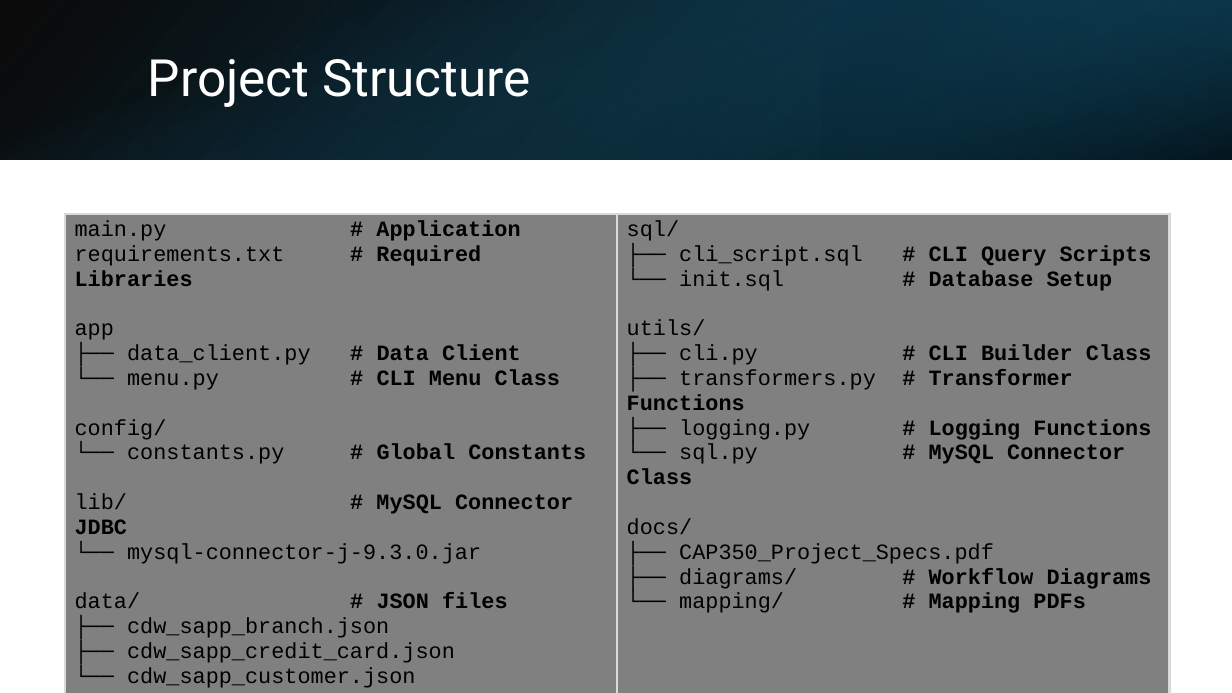
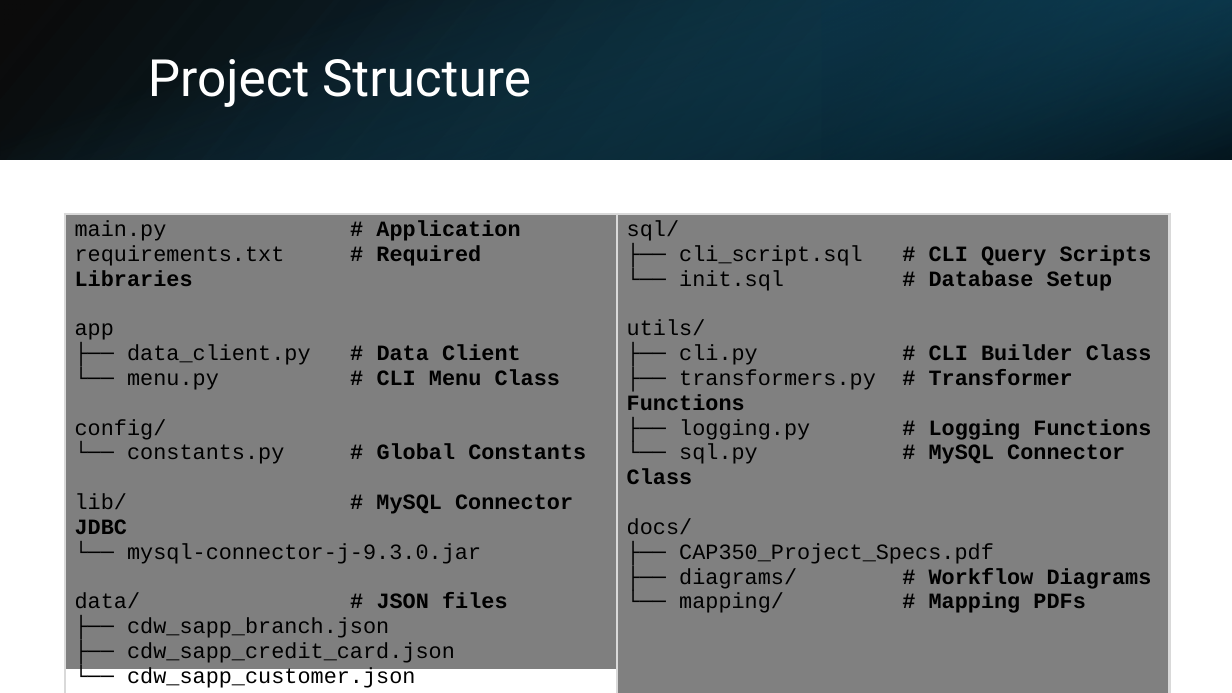
Before and after one commit to kencopas/Capstone, a slide deck: slide 13 of docs/Kenneth Copas - Capstone Presentation.pptx. Drawn at 1232x693 pixels with LibreOffice and Linux fonts; fonts in the diff are those of the drawing. Boxes give left, top, right and bottom in pixels: in the first picture for what was removed or moved away, otherwise in the second. Text is boxed around its words. In the diff, an @@ line names an element or a change of style, - is before the commit and + after.

```diff
--- a/docs/Kenneth Copas - Capstone Presentation.pptx
+++ b/docs/Kenneth Copas - Capstone Presentation.pptx
@@ table at (65,213,1170,692) @@
@@ fill #808080 to none in row 1, column 1 @@
@@ rectangle added at (65,213,1169,668), fill #7F7F7F, outline #7F7F7F 1.5 pt @@
```
Also in this commit, not shown: 7 other files.
